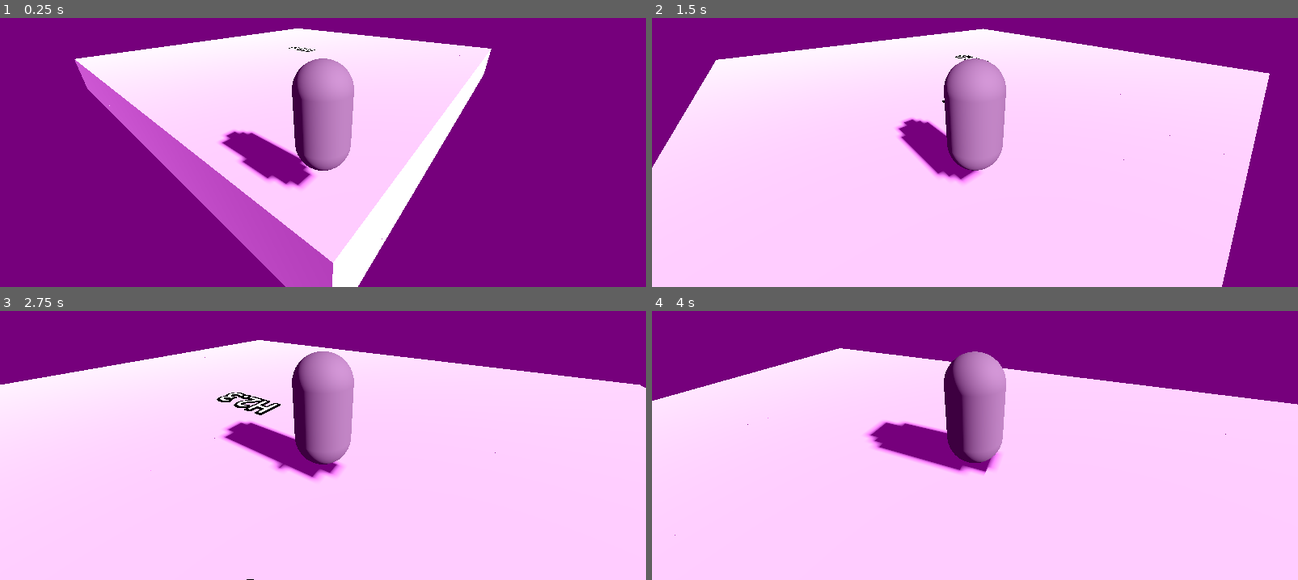
Above: before the commit, frames 1-4 (two rows, left to right).
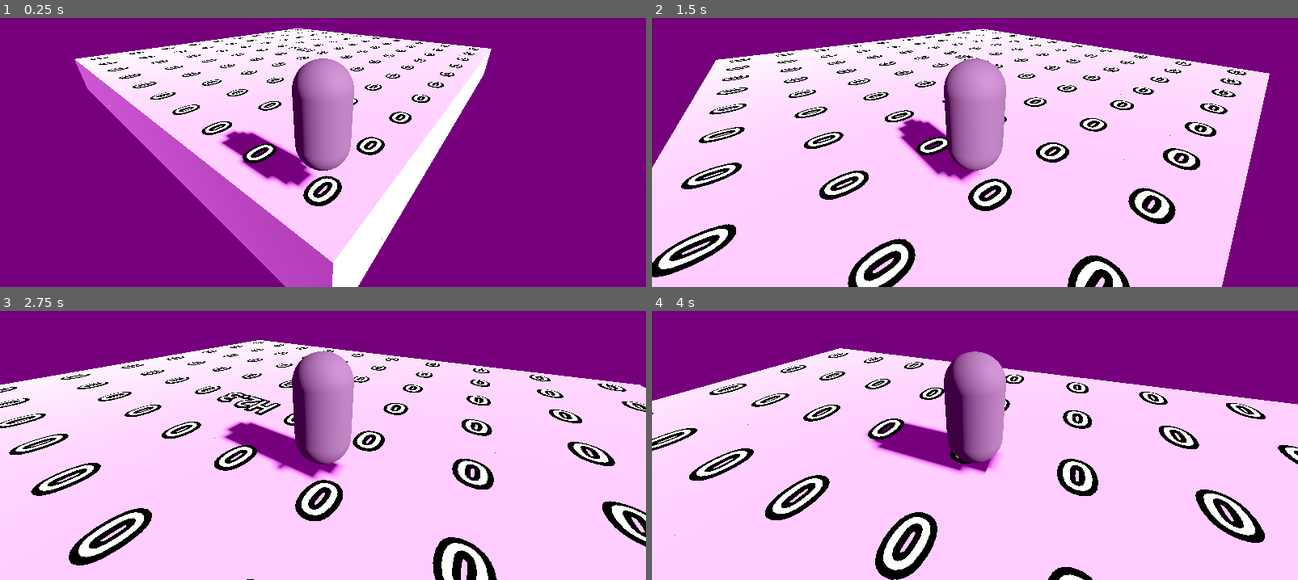
Above: after the commit, the same moments.

Repository: Pancia/UntitledAirshipGame
Game: Godot game, scene res://world.tscn
Two runs of this game, one before a commit and one after it. Both use one fixed random seed, a clock stepped at 60 frames per second and the inputs below.
Inputs (mouse positions are in pixels of both pictures, inside the frame that each line leads up to):
- Up to frame 1 (0.25 s): no input
- Up to frame 2 (1.5 s): move the mouse to (1007, 104) at 0.52 s; hold W (move_forward) from 0.53 s (still down); tap Space (jump) at 0.6, 0.77, 1.07, 1.35 s; move the mouse to (942, 106) at 1.27 s
- Up to frame 3 (2.75 s): keep holding W (move_forward); tap Space (jump) at 1.52, 1.82, 2.1 s; move the mouse to (335, 391) at 2.02 s
- Up to frame 4 (4 s): keep holding W (move_forward); move the mouse to (968, 405) at 2.77 s; tap Space (jump) at 2.85, 3.02, 3.32, 3.6, 3.77 s; move the mouse to (1020, 402) at 3.52 s

The runs differ from the first frame. In frame 1, 2.5% of the frame differs, in the area x 14-75%, y 4-70%; in frame 2, 9.1%, in the area x 0-92%, y 4-100%; in frame 3, 8.8%; in frame 4, 7.8%.

Commit message:
fixing up cube system

Diff:
--- a/cubes/base_cube.gd
+++ /dev/null
@@ -1,16 +0,0 @@
-class_name BaseCube
-extends StaticBody3D
-
-@onready var mesh = $MeshInstance3D
-@onready var label = $Label3D
-
-var kind = "BASE"
-
-func _ready():
-	label.text = ""
-
-func highlight():
-	pass
-
-func unhighlight():
-	pass
--- a/cubes/base_cube.tscn
+++ b/cubes/base_cube.tscn
@@ -1,6 +1,4 @@
-[gd_scene load_steps=5 format=3 uid="uid://cjummq7bn6emn"]
-
-[ext_resource type="Script" path="res://cubes/base_cube.gd" id="1_hxe2s"]
+[gd_scene load_steps=4 format=3 uid="uid://cjummq7bn6emn"]
 
 [sub_resource type="BoxShape3D" id="BoxShape3D_h4d3w"]
 
@@ -10,7 +8,6 @@
 material = SubResource("StandardMaterial3D_w8yye")
 
 [node name="BaseCube" type="StaticBody3D"]
-script = ExtResource("1_hxe2s")
 
 [node name="CollisionShape3D" type="CollisionShape3D" parent="."]
 shape = SubResource("BoxShape3D_h4d3w")
--- a/cubes/heart_cube.gd
+++ b/cubes/heart_cube.gd
@@ -1,17 +1,17 @@
-extends BaseCube
+extends Node3D
 
 var heart_cube_res = preload("res://cubes/heart_cube.tscn")
 var time_alive = 0.0
 var time_to_grow = 5
 var spawned_child = false
+var kind = "HEART"
 
-func _init():
-	kind = "HEART"
+@onready var label = $Label3D
 
 func _ready():
 	label.text = "H%s" % time_to_grow
 
-func _process(delta): #delta: Seconds
+func _process(delta):
 	time_alive += delta
 	label.text = "H%.1f" % max(0, (time_to_grow - time_alive))
 	if not spawned_child and time_alive >= time_to_grow:
@@ -19,9 +19,3 @@
 		growth.position = position + Vector3(0, 1, 0)
 		add_child(growth)
 		spawned_child = true
-
-func highlight():
-	pass
-
-func unhighlight():
-	pass
--- a/cubes/jump_cube.gd
+++ b/cubes/jump_cube.gd
@@ -1,13 +1,7 @@
-extends BaseCube
+extends Node3D
 
-func _init():
-	kind = "JUMP"
+@onready var label = $Label3D
+var kind = "JUMP"
 
 func _ready():
 	label.text = "J"
-
-func highlight():
-	pass
-
-func unhighlight():
-	pass
--- /dev/null
+++ b/cubes/starter_cube.gd
@@ -0,0 +1,3 @@
+extends Node3D
+
+var kind = "STARTER"
--- /dev/null
+++ b/cubes/starter_cube.tscn
@@ -0,0 +1,9 @@
+[gd_scene load_steps=3 format=3 uid="uid://bdvcvkd7unm6r"]
+
+[ext_resource type="Script" path="res://cubes/starter_cube.gd" id="1_quake"]
+[ext_resource type="PackedScene" uid="uid://cjummq7bn6emn" path="res://cubes/base_cube.tscn" id="2_nlyvi"]
+
+[node name="Node3D" type="Node3D"]
+
+[node name="BaseCube" parent="." instance=ExtResource("2_nlyvi")]
+script = ExtResource("1_quake")
--- a/player.gd
+++ b/player.gd
@@ -25,7 +25,8 @@
 		velocity.y -= gravity * delta
 	if Input.is_action_just_pressed("jump") and is_on_floor():
 		velocity.y = JUMP_VELOCITY
-		print(current_cube.kind)
+		print(current_cube)
+		print(current_cube.get_parent())
 		if current_cube.kind == "JUMP":
 			velocity.y = JUMP_VELOCITY * 3
 	var input_dir = Input.get_vector("move_left", "move_right", "move_forward", "move_back")
@@ -40,7 +41,7 @@
 	for index in get_slide_collision_count():
 		var collision = get_slide_collision(index)
 		var body = collision.get_collider()
-		if current_cube:
-			current_cube.call("unhighlight")
+		#if current_cube:
+		#	current_cube.call("unhighlight")
 		current_cube = body
-		body.call("highlight")
+		#body.call("highlight")
--- a/world.gd
+++ b/world.gd
@@ -1,6 +1,6 @@
 extends Node3D
 
-var base_cube_res = preload("res://cubes/base_cube.tscn")
+var starter_cube_res = preload("res://cubes/starter_cube.tscn")
 var heart_cube_res = preload("res://cubes/heart_cube.tscn")
 var jump_cube_res = preload("res://cubes/jump_cube.tscn")
 
@@ -14,7 +14,7 @@
 			elif (x == 3 and z == 3):
 				newCube = jump_cube_res.instantiate()
 			else:
-				newCube = base_cube_res.instantiate()
+				newCube = starter_cube_res.instantiate()
 			newCube.position = Vector3(x, 0, z)
 			add_child(newCube)
 
